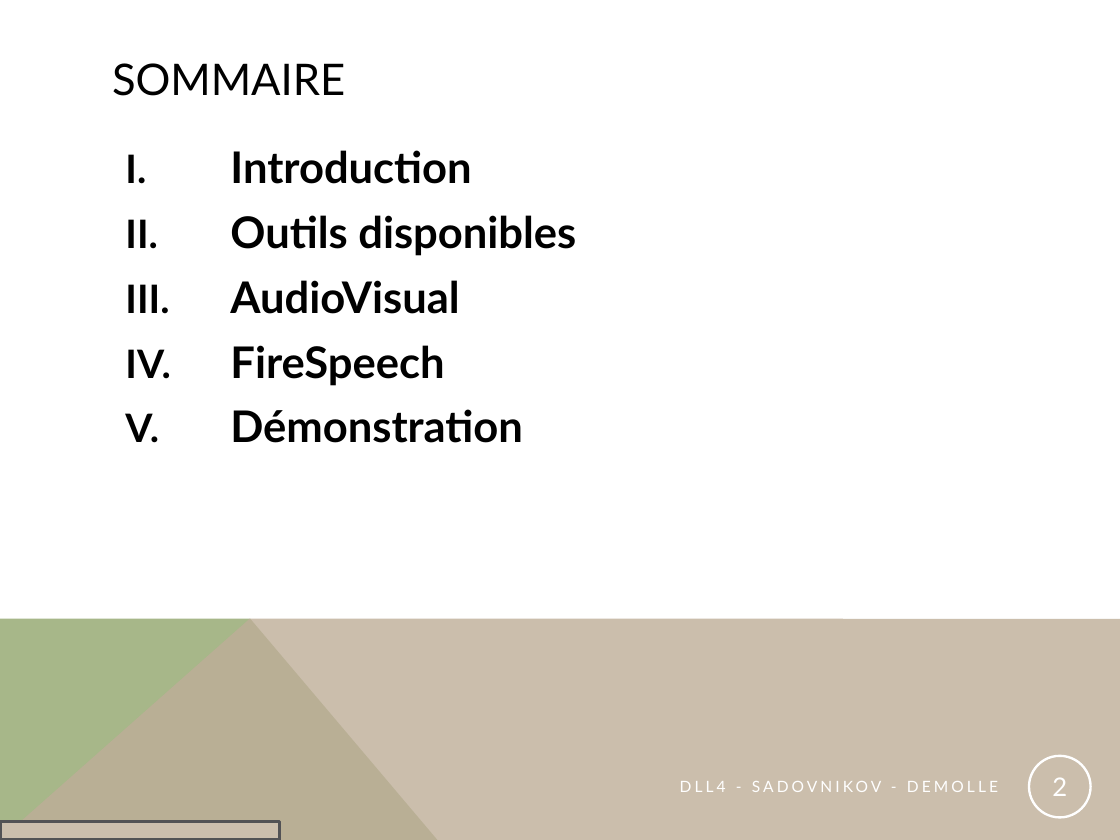
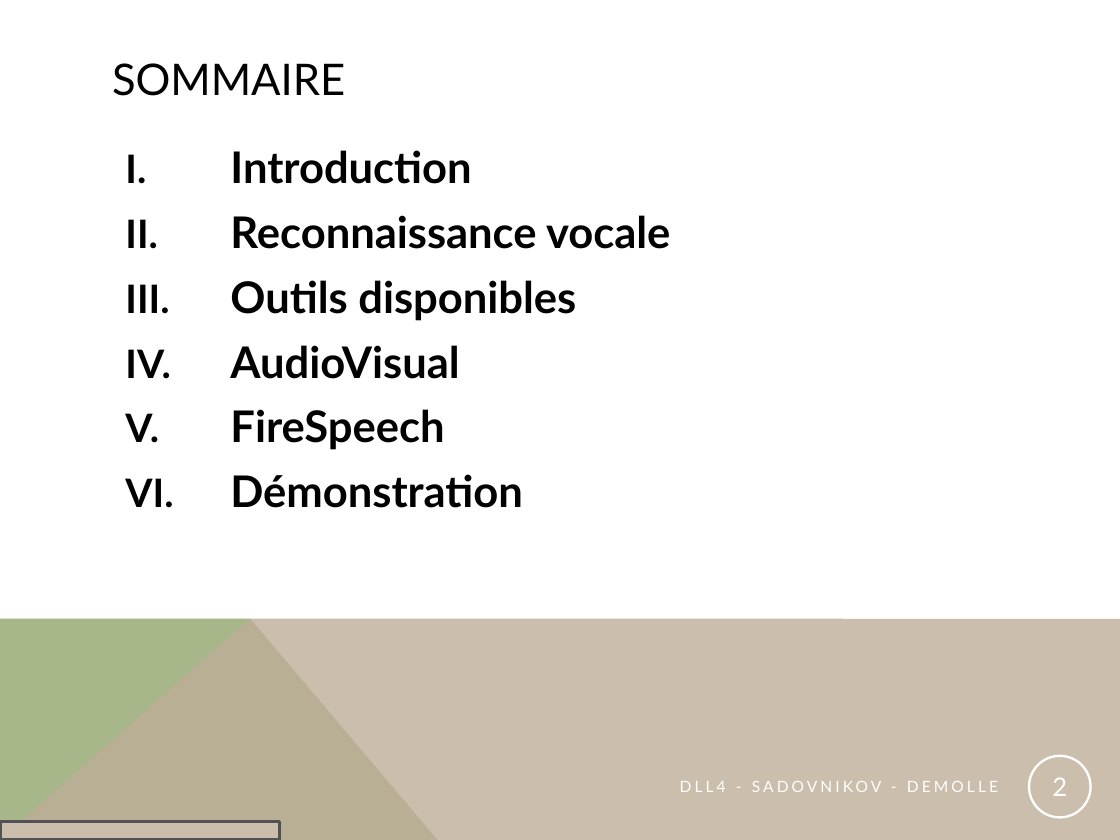
Before and after one commit to mikaSez/DLL4-VoiceInputFOS, a slide deck: slide 2 of DLL4_M2A_SADOVNIKOV_DEMOLLE.pptm. Drawn at 1120x840 pixels with LibreOffice and Linux fonts; fonts in the diff are those of the drawing. Boxes give left, top, right and bottom in pixels: in the first picture for what was removed or moved away, otherwise in the second. Text is boxed around its words. In the diff, an @@ line names an element or a change of style, - is before the commit and + after.

```diff
--- a/DLL4_M2A_SADOVNIKOV_DEMOLLE.pptm
+++ b/DLL4_M2A_SADOVNIKOV_DEMOLLE.pptm
@@ text at box(230, 215, 670, 249): paragraph added @@
+II. Reconnaissance vocale
```
Also in this commit, not shown: 4 other slides changed, 2 slides added.
